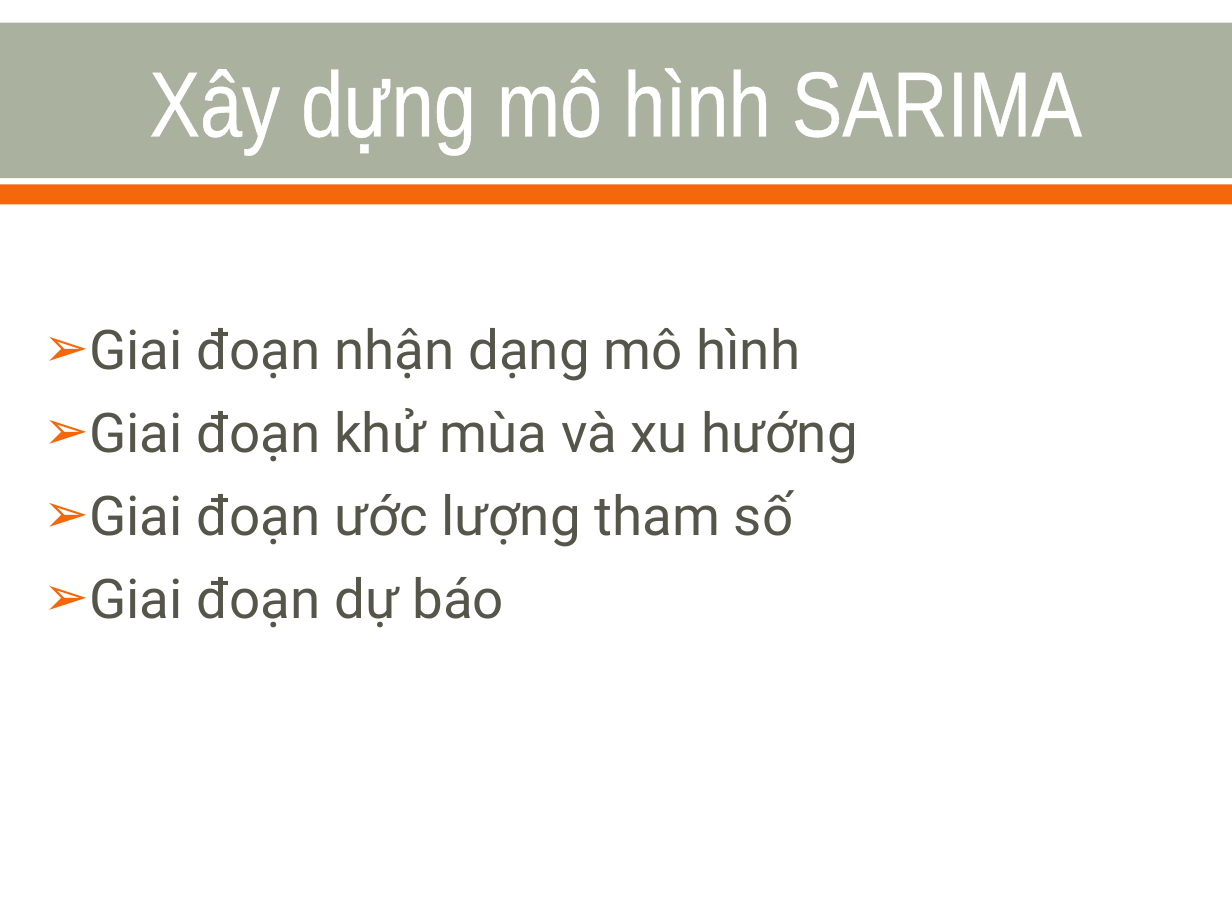
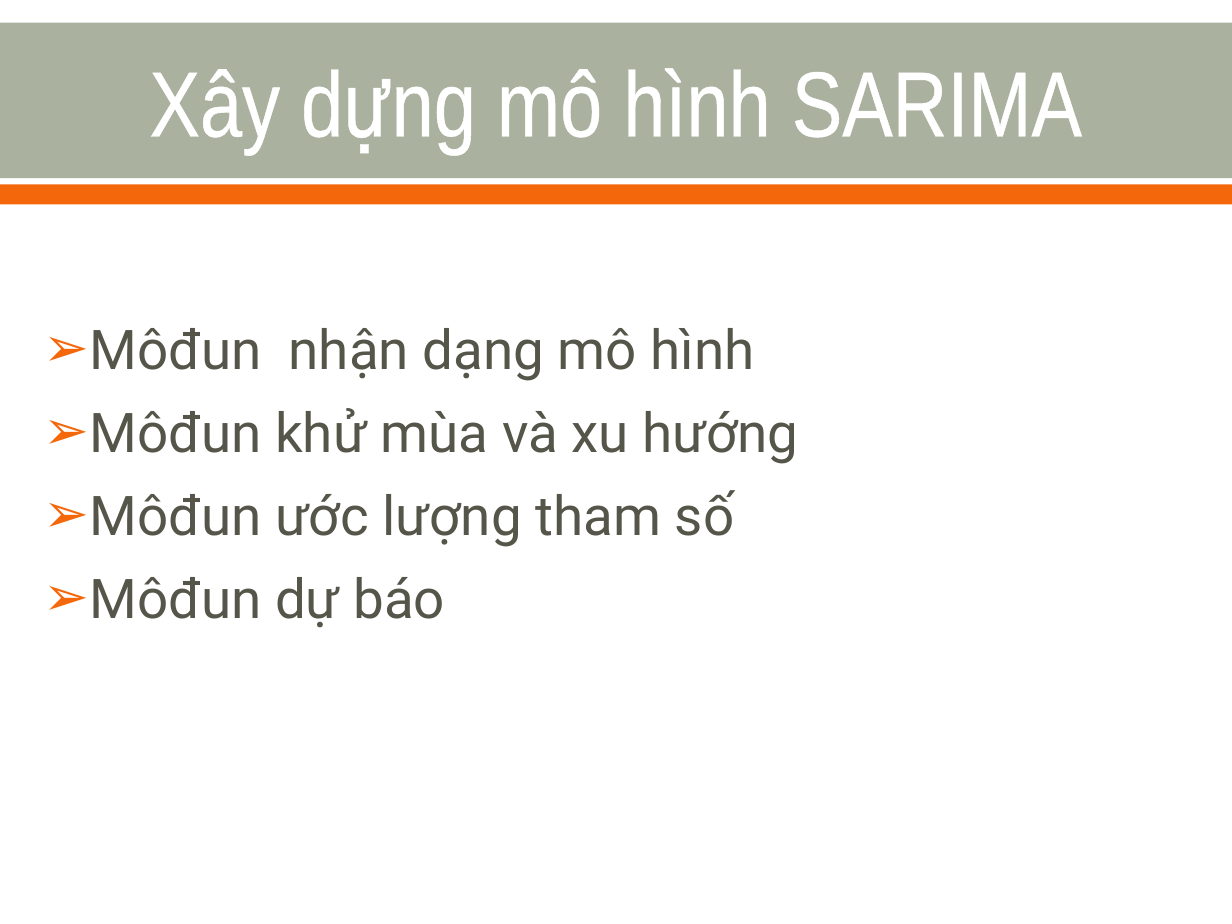
Before and after one commit to nvtthai/forecast-time-series, a slide deck: slide 21 of Report/Presentation.ppt. Drawn at 1232x924 pixels with LibreOffice and Linux fonts; fonts in the diff are those of the drawing. Boxes give left, top, right and bottom in pixels: in the first picture for what was removed or moved away, otherwise in the second. Text is boxed around its words. In the diff, an @@ line names an element or a change of style, - is before the commit and + after.

```diff
--- a/Report/Presentation.ppt
+++ b/Report/Presentation.ppt
@@ text at [89, 328, 798, 628]: text changed @@
-    ➢ Giai đoạn nhận dạng mô hình
-    ➢ Giai đoạn khử mùa và xu hướng
-    ➢ Giai đoạn ước lượng tham số
-    ➢ Giai đoạn dự báo
+    ➢ Môđun nhận dạng mô hình
+    ➢ Môđun khử mùa và xu hướng
+    ➢ Môđun ước lượng tham số
+    ➢ Môđun dự báo
```
Also in this commit, not shown: 12 other slides changed.
